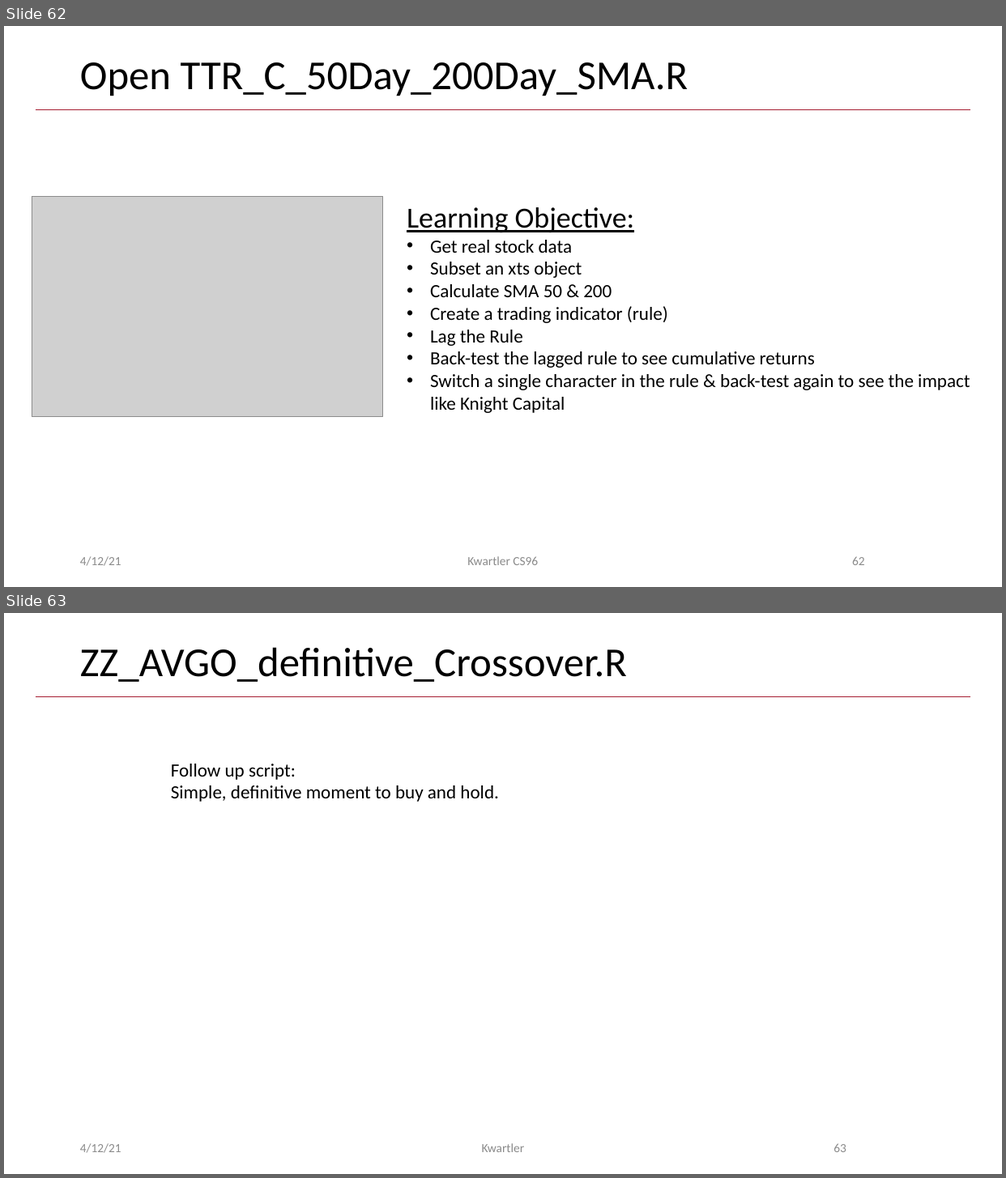
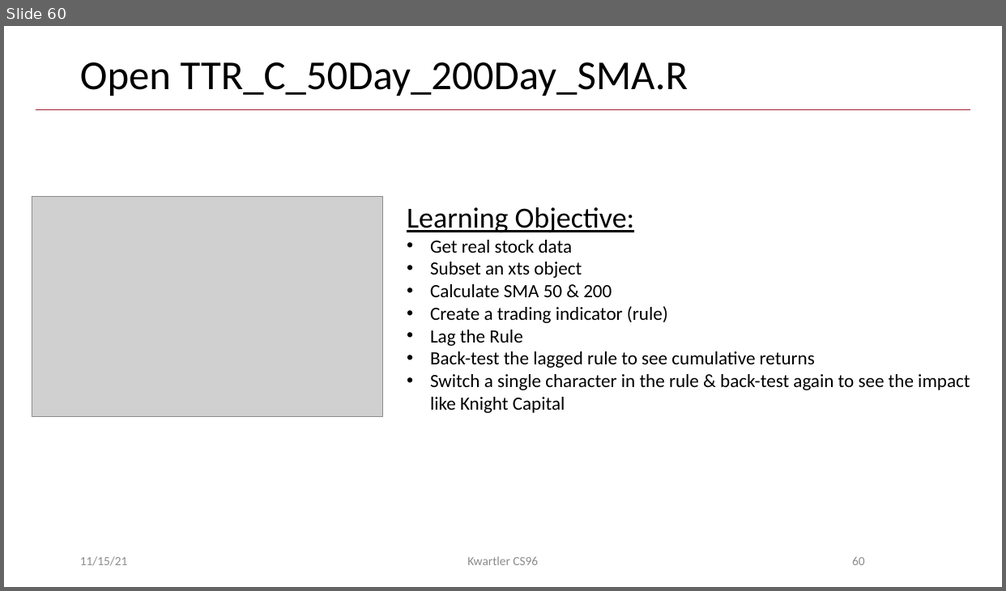
Before and after one commit to kwartler/Harvard_DataMining_Business_Student, a slide deck: Lessons/J_Equities/EquityTrading.pptx. Shown one above the other, each under a label of ours: slides 62 and 63 before the commit, slide 60 after it. The pictures are 1006x1178 and 1006x591 pixels, drawn with LibreOffice and Linux fonts; fonts in the diff are those of the drawing; grey boxes stand for pictures; background and template pictures are left out. Boxes give left, top, right and bottom in pixels: in the first picture for what was removed or moved away, otherwise in the second. Text is boxed around its words. In the diff, an @@ line names an element or a change of style, - is before the commit and + after.

```diff
--- a/Lessons/J_Equities/EquityTrading.pptx
+++ b/Lessons/J_Equities/EquityTrading.pptx
@@ slide 63 removed at box(4, 613, 1002, 1174), background #FFFFFF; not listed: 1 template element that a slide beside it also shows @@
@@ title removed at box(80, 647, 627, 682) @@
-ZZ_AVGO_definitive_Crossover.R
@@ text removed at box(171, 764, 499, 802) @@
-Follow up script:
-Simple, definitive moment to buy and hold.
@@ text removed at box(80, 1144, 121, 1153) @@
-4/12/21
@@ text removed at box(482, 1144, 524, 1152) @@
-Kwartler
@@ page number removed at box(833, 1144, 846, 1152) @@
-63
@@ what was slide 62 is now slide 60 @@
@@ slide 60 changed as well @@
@@ text at box(80, 557, 128, 566): text changed @@
-4/12/21
+11/15/21
@@ page number at box(852, 557, 865, 565): text changed @@
-62
+60
```
Also in this commit, not shown: 75 other slides changed, 6 slides added, 2 other slides removed, 4 other files.
